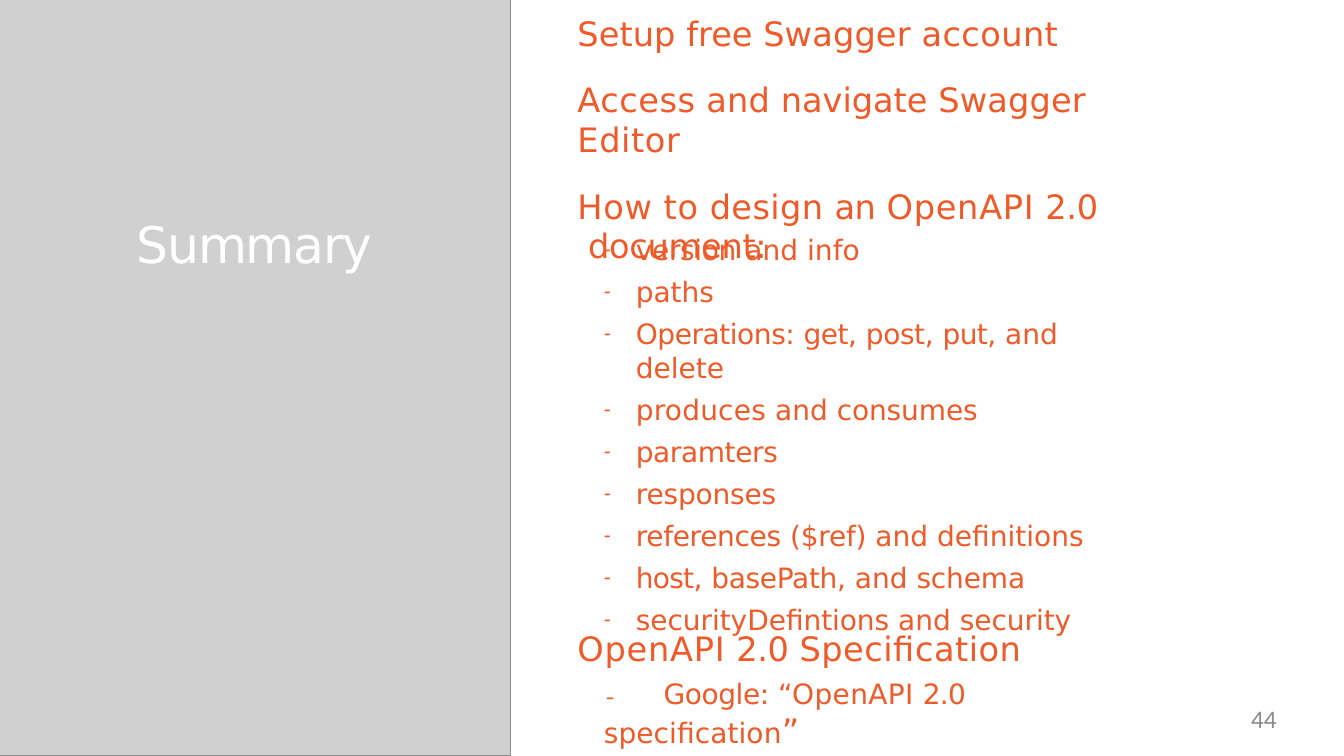
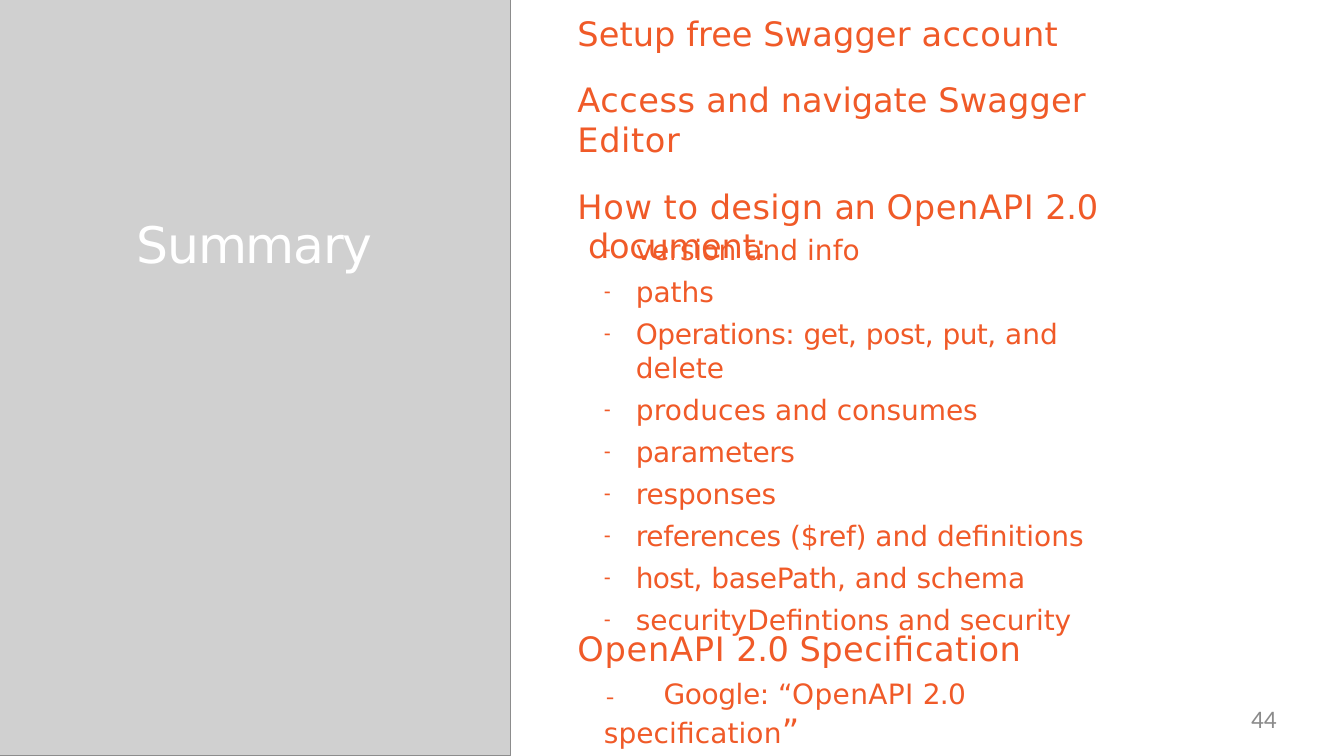
Before and after one commit to StevenJoseph19/JEE-DevOps, a slide deck: slide 44 of 3. Swagger/Day 10/Slides/3. Create OpenAPI Documents with Swagger Editor/create-openapi-documents-with-swagger-editor-slides.pptx. Drawn at 1344x756 pixels with LibreOffice and Linux fonts; fonts in the diff are those of the drawing; grey boxes stand for pictures. Boxes give left, top, right and bottom in pixels: in the first picture for what was removed or moved away, otherwise in the second. Text is boxed around its words. In the diff, an @@ line names an element or a change of style, - is before the commit and + after.

```diff
--- a/3. Swagger/Day 10/Slides/3. Create OpenAPI Documents with Swagger Editor/create-openapi-documents-with-swagger-editor-slides.pptx
+++ b/3. Swagger/Day 10/Slides/3. Create OpenAPI Documents with Swagger Editor/create-openapi-documents-with-swagger-editor-slides.pptx
@@ text at box(636, 442, 795, 468): text changed @@
-– paramters
+– parameters
```
Also in this commit, not shown: 1 other slide changed, 9 other files.
